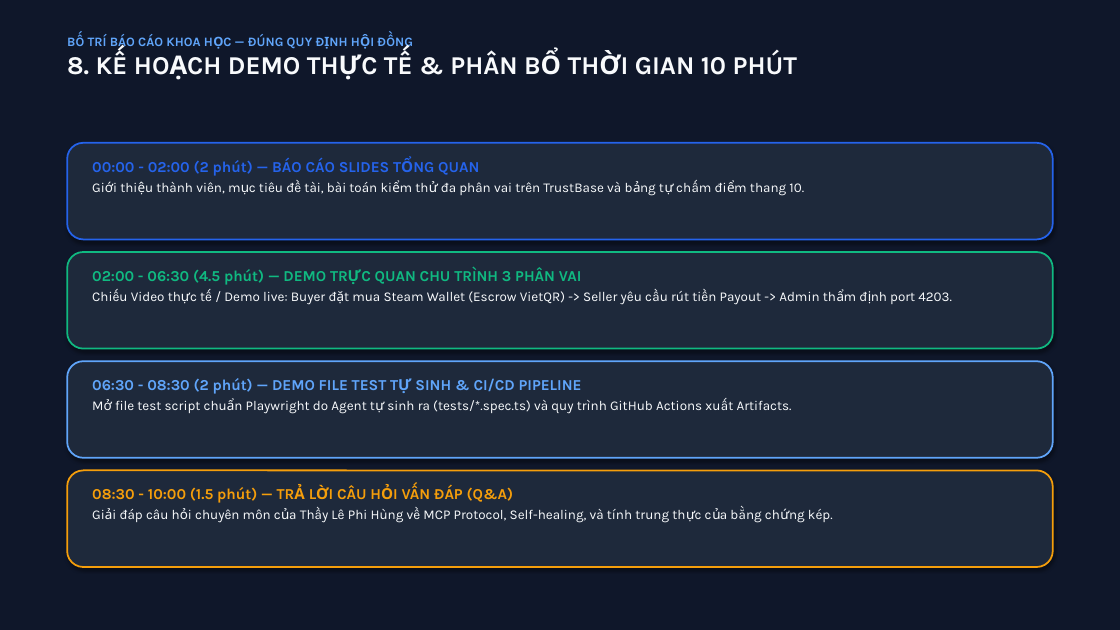
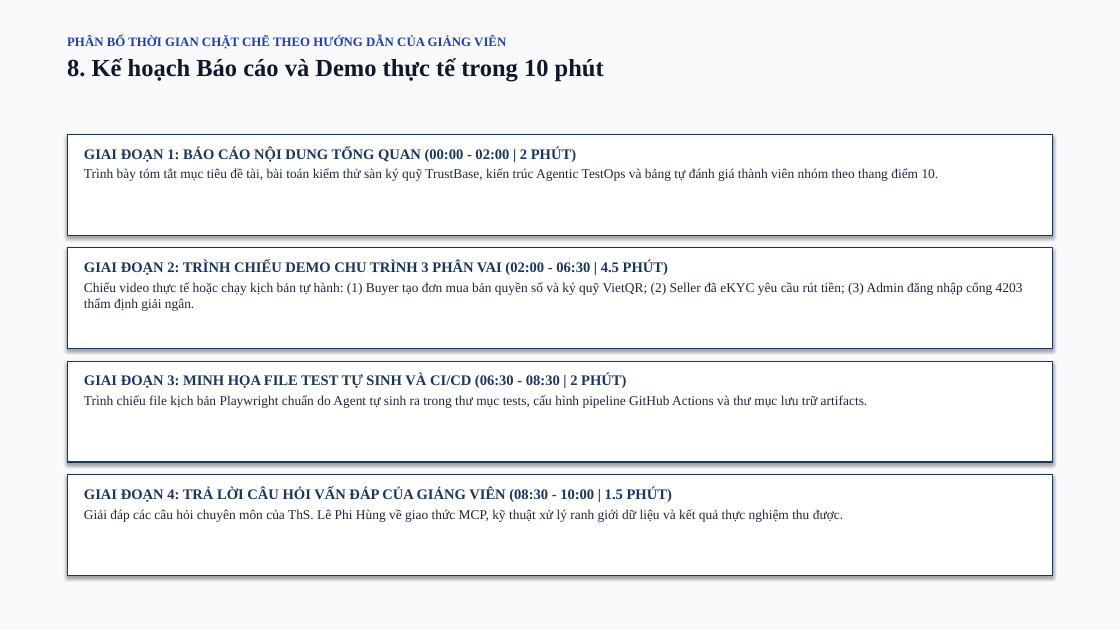
Before and after one commit to justpassingByte/agentic-test-ops, a slide deck: slide 9 of Nhom05_AgenticTestOps_ThuyetTrinh.pptx. Drawn at 1120x630 pixels with LibreOffice and Linux fonts; fonts in the diff are those of the drawing. Boxes give left, top, right and bottom in pixels: in the first picture for what was removed or moved away, otherwise in the second. Text is boxed around its words. In the diff, an @@ line names an element or a change of style, - is before the commit and + after.

Commit message:
style(slide): chuan hoa slide hoc thuat 10 trang, loai bo emoji va wording AI, cap nhat bao cao word

```diff
--- a/Nhom05_AgenticTestOps_ThuyetTrinh.pptx
+++ b/Nhom05_AgenticTestOps_ThuyetTrinh.pptx
@@ rectangle at bbox=[0, 0, 1120, 630]: fill #0F172A to #F8FAFC @@
@@ text at bbox=[67, 36, 604, 82]: text changed; size 22 to 11 pt; font Karla to Times New Roman; text colour #F8FAFC to #1E40AF @@
-BỐ TRÍ BÁO CÁO KHOA HỌC — ĐÚNG QUY ĐỊNH HỘI ĐỒNG
-8. KẾ HOẠCH DEMO THỰC TẾ & PHÂN BỔ THỜI GIAN 10 PHÚT
+PHÂN BỔ THỜI GIAN CHẶT CHẼ THEO HƯỚNG DẪN CỦA GIẢNG VIÊN
+8. Kế hoạch Báo cáo và Demo thực tế trong 10 phút
@@ rectangle: place and size @@
-rectangle at bbox=[67, 143, 1053, 239]
+rectangle at bbox=[67, 134, 1053, 235]
@@ rectangle at bbox=[67, 134, 1053, 235]: rounded rectangle to rectangle; fill #1E293B to #FFFFFF; outline #2563EB 1.5 pt to #1B365D 1 pt @@
@@ text at bbox=[84, 147, 939, 181]: text changed; font Karla to Times New Roman; text colour #F8FAFC to #1E293B @@
-00:00 - 02:00 (2 phút) — BÁO CÁO SLIDES TỔNG QUAN
-Giới thiệu thành viên, mục tiêu đề tài, bài toán kiểm thử đa phân vai trên TrustBase và bảng tự chấm điểm thang 10.
+GIAI ĐOẠN 1: BÁO CÁO NỘI DUNG TỔNG QUAN (00:00 - 02:00 | 2 PHÚT)
+Trình bày tóm tắt mục tiêu đề tài, bài toán kiểm thử sàn ký quỹ TrustBase, kiến trúc Agentic TestOps và bảng tự đánh giá thành viên nhóm theo thang điểm 10.
@@ rectangle: place and size @@
-rectangle at bbox=[67, 252, 1053, 349]
+rectangle at bbox=[67, 248, 1053, 349]
@@ rectangle at bbox=[67, 248, 1053, 349]: rounded rectangle to rectangle; fill #1E293B to #FFFFFF; outline #10B981 1.5 pt to #1B365D 1 pt @@
@@ text at bbox=[84, 260, 1023, 311]: text changed; font Karla to Times New Roman; text colour #F8FAFC to #1E293B @@
-02:00 - 06:30 (4.5 phút) — DEMO TRỰC QUAN CHU TRÌNH 3 PHÂN VAI
-Chiếu Video thực tế / Demo live: Buyer đặt mua Steam Wallet (Escrow VietQR) -> Seller yêu cầu rút tiền Payout -> Admin thẩm định port 4203.
+GIAI ĐOẠN 2: TRÌNH CHIẾU DEMO CHU TRÌNH 3 PHÂN VAI (02:00 - 06:30 | 4.5 PHÚT)
+Chiếu video thực tế hoặc chạy kịch bản tự hành: (1) Buyer tạo đơn mua bản quyền số và ký quỹ VietQR; (2) Seller đã eKYC yêu cầu rút tiền; (3) Admin đăng nhập cổng 4203 thẩm định giải ngân.
@@ rectangle: place and size @@
-rectangle at bbox=[67, 361, 1053, 458]
+rectangle at bbox=[67, 361, 1053, 462]
@@ rectangle at bbox=[67, 361, 1053, 462]: rounded rectangle to rectangle; fill #1E293B to #FFFFFF; outline #60A5FA 1.5 pt to #1B365D 1 pt @@
@@ text at bbox=[84, 374, 868, 408]: text changed; font Karla to Times New Roman; text colour #F8FAFC to #1E293B @@
-06:30 - 08:30 (2 phút) — DEMO FILE TEST TỰ SINH & CI/CD PIPELINE
-Mở file test script chuẩn Playwright do Agent tự sinh ra (tests/*.spec.ts) và quy trình GitHub Actions xuất Artifacts.
+GIAI ĐOẠN 3: MINH HỌA FILE TEST TỰ SINH VÀ CI/CD (06:30 - 08:30 | 2 PHÚT)
+Trình chiếu file kịch bản Playwright chuẩn do Agent tự sinh ra trong thư mục tests, cấu hình pipeline GitHub Actions và thư mục lưu trữ artifacts.
@@ rectangle: place and size @@
-rectangle at bbox=[67, 471, 1053, 567]
+rectangle at bbox=[67, 475, 1053, 576]
@@ rectangle at bbox=[67, 475, 1053, 576]: rounded rectangle to rectangle; fill #1E293B to #FFFFFF; outline #F59E0B 1.5 pt to #1B365D 1 pt @@
@@ text at bbox=[84, 487, 843, 522]: text changed; font Karla to Times New Roman; text colour #F8FAFC to #1E293B @@
-08:30 - 10:00 (1.5 phút) — TRẢ LỜI CÂU HỎI VẤN ĐÁP (Q&A)
-Giải đáp câu hỏi chuyên môn của Thầy Lê Phi Hùng về MCP Protocol, Self-healing, và tính trung thực của bằng chứng kép.
+GIAI ĐOẠN 4: TRẢ LỜI CÂU HỎI VẤN ĐÁP CỦA GIẢNG VIÊN (08:30 - 10:00 | 1.5 PHÚT)
+Giải đáp các câu hỏi chuyên môn của ThS. Lê Phi Hùng về giao thức MCP, kỹ thuật xử lý ranh giới dữ liệu và kết quả thực nghiệm thu được.
```
Also in this commit, not shown: 8 other slides changed, 1 slide added, 1 slide removed, 3 other files.
